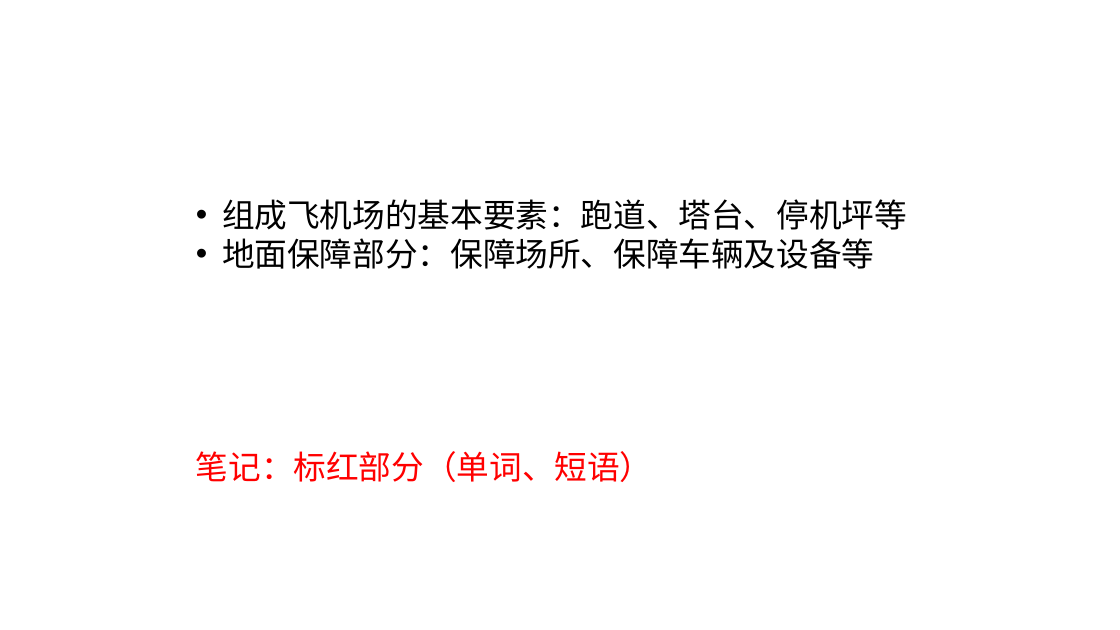
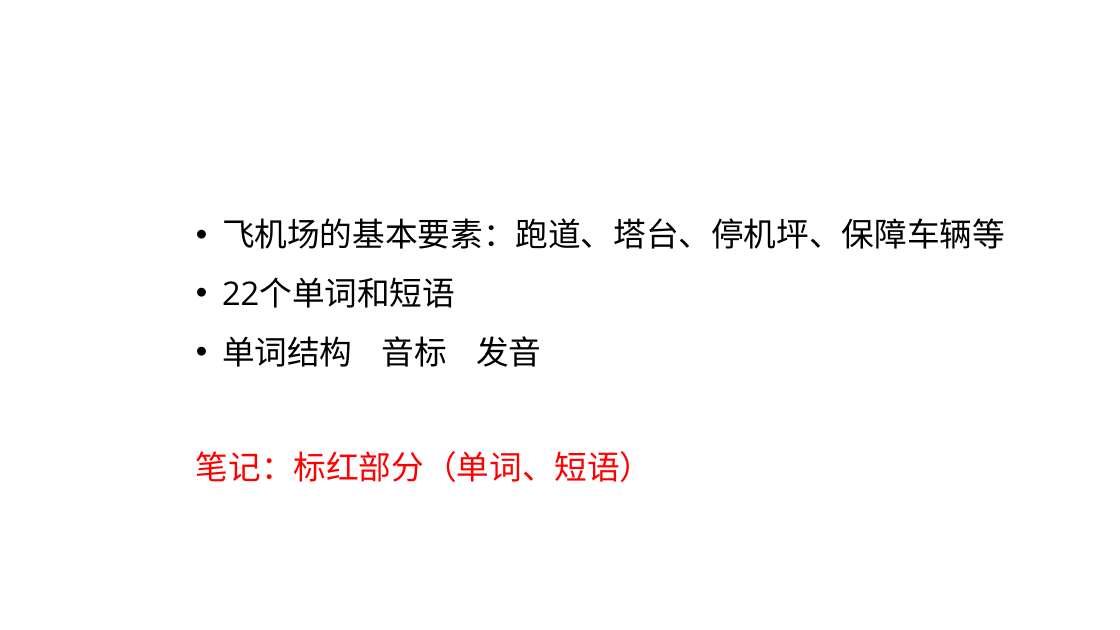
Before and after one commit to dlovegrace/english-teaching, a slide deck: slide 2 of airport sign.pptx. Drawn at 1120x630 pixels with LibreOffice and Linux fonts; fonts in the diff are those of the drawing. Boxes give left, top, right and bottom in pixels: in the first picture for what was removed or moved away, otherwise in the second. Text is boxed around its words. In the diff, an @@ line names an element or a change of style, - is before the commit and + after.

Commit message:
下载了单词的发音音频

```diff
--- a/airport sign.pptx
+++ b/airport sign.pptx
@@ text at (222,218,1005,367): text changed @@
-• 组成飞机场的基本要素：跑道、塔台、停机坪等
-• 地面保障部分：保障场所、保障车辆及设备等
+• 飞机场的基本要素：跑道、塔台、停机坪、保障车辆等
+• 22个单词和短语
+• 单词结构 音标 发音
```
Also in this commit, not shown: 1 slide added, 32 other files.
